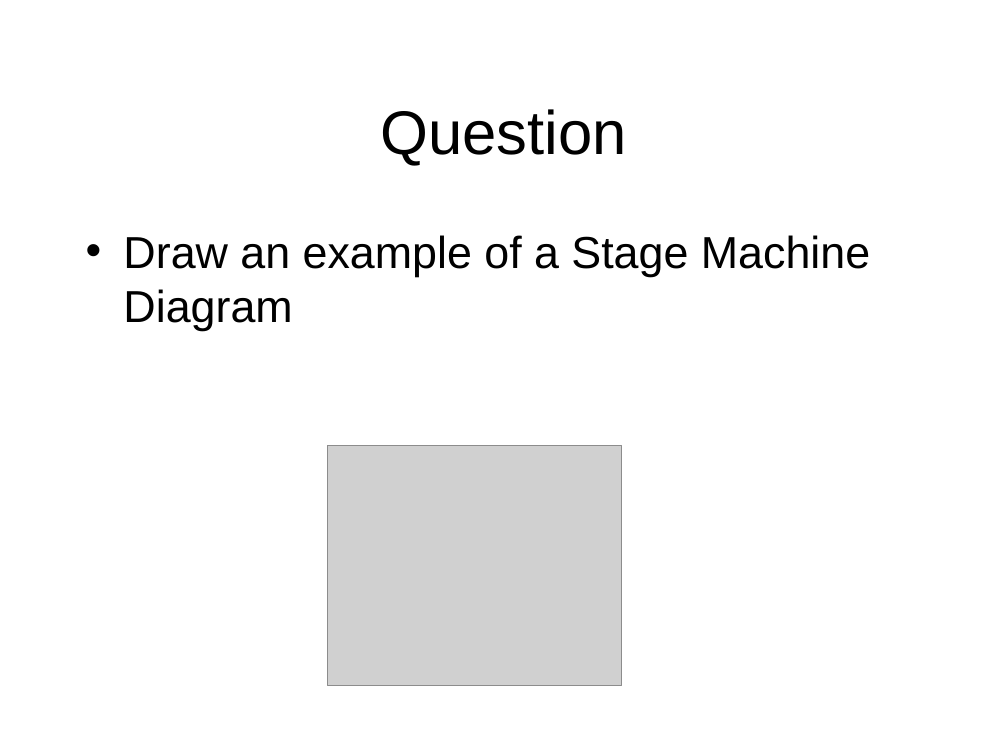
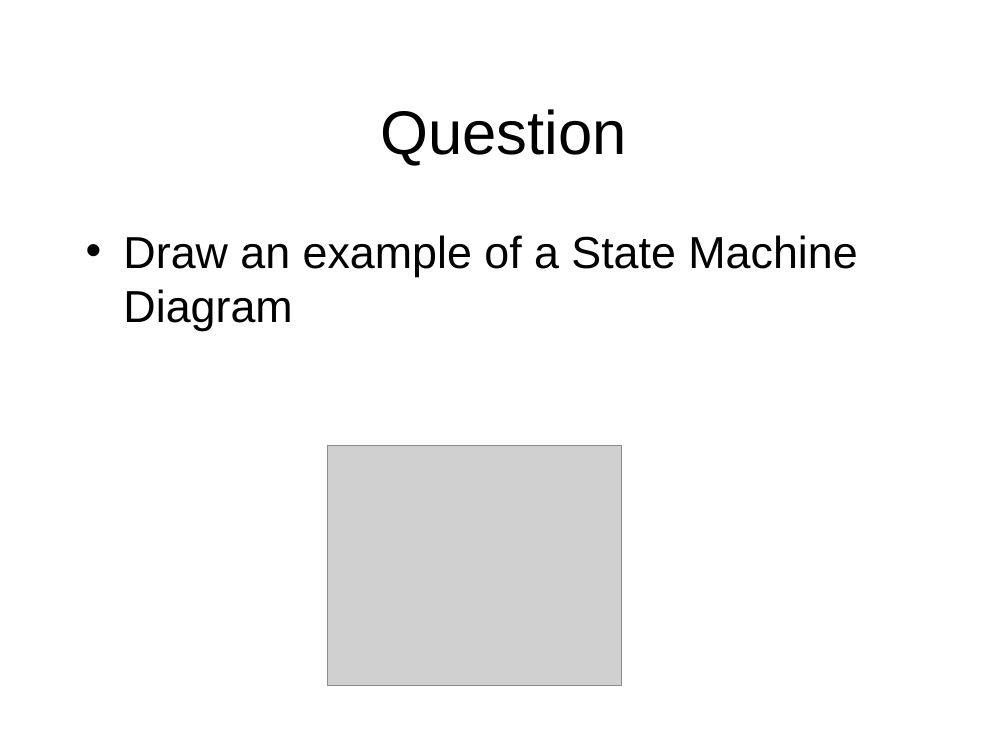
Before and after one commit to octaviordz/zjnu2017.github.io, a slide deck: slide 13 of OOAD/lectures/080--Processes.pptx. Drawn at 1008x756 pixels with LibreOffice and Linux fonts; fonts in the diff are those of the drawing; grey boxes stand for pictures. Boxes give left, top, right and bottom in pixels: in the first picture for what was removed or moved away, otherwise in the second. Text is boxed around its words. In the diff, an @@ line names an element or a change of style, - is before the commit and + after.

```diff
--- a/OOAD/lectures/080--Processes.pptx
+++ b/OOAD/lectures/080--Processes.pptx
@@ text at (x1=123, y1=235, x2=857, y2=330): text changed @@
-• Draw an example of a Stage Machine Diagram
+• Draw an example of a State Machine Diagram
```
Also in this commit, not shown: 3 other slides changed, 1 other file.
